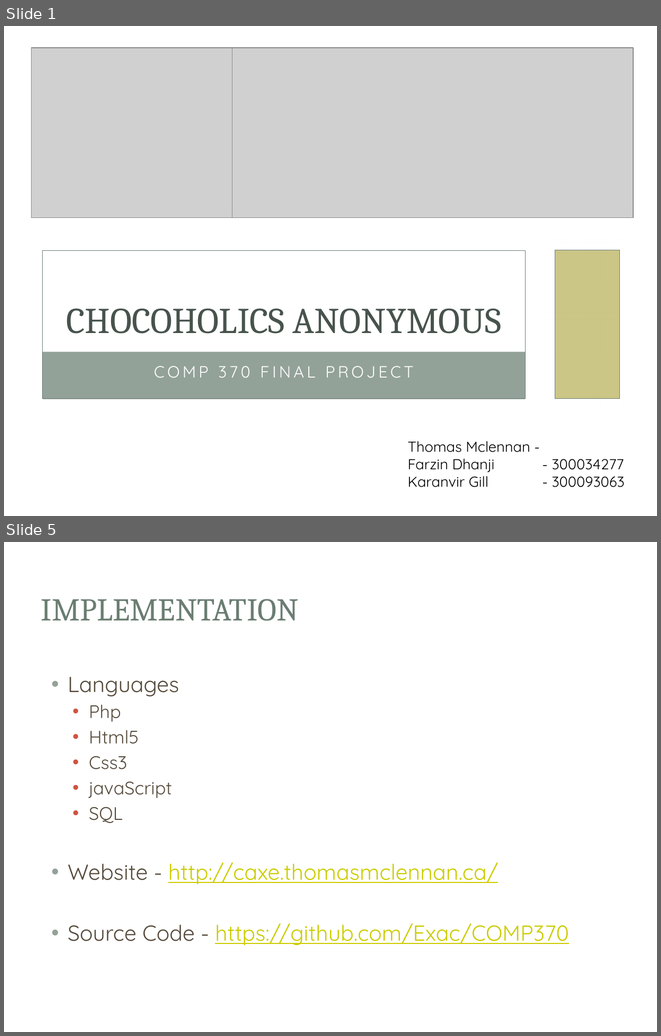
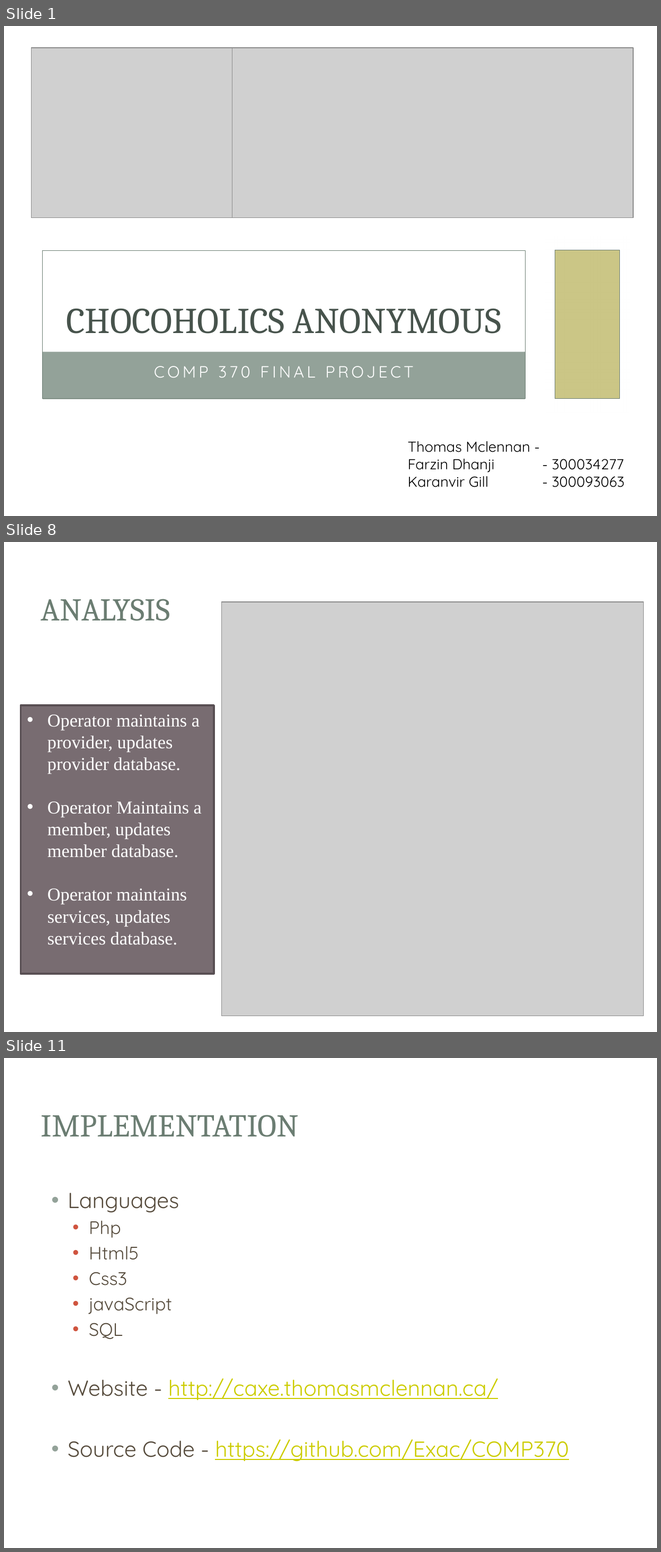
Before and after one commit to Exac/COMP370, a slide deck: presentation/COMP370_Project.pptx. Shown one above the other, each under a label of ours: slides 1 and 5 before the commit, slides 1, 8 and 11 after it; the slides between them are not shown. The pictures are 661x1036 and 661x1552 pixels, drawn with LibreOffice and Linux fonts; fonts in the diff are those of the drawing; grey boxes stand for pictures; background and template pictures are left out. Boxes give left, top, right and bottom in pixels: in the first picture for what was removed or moved away, otherwise in the second. Text is boxed around its words. In the diff, an @@ line names an element or a change of style, - is before the commit and + after.

```diff
--- a/presentation/COMP370_Project.pptx
+++ b/presentation/COMP370_Project.pptx
@@ slide 8 added at box(4, 542, 657, 1032), background picture (left out); not listed: 3 template elements that a slide beside it also shows @@
@@ title added at box(41, 599, 170, 621), 35 pt, text #6B7D72 @@
+ANALYSIS
@@ picture added at box(221, 602, 643, 1015) @@
@@ rectangle added at box(20, 705, 213, 973), fill #786C71, outline #595054 2 pt, 20 pt, text #FFFFFF @@
+• Operator maintains a provider, updates provider database.
+• Operator Maintains a member, updates member database.
+• Operator maintains services, updates services database.
@@ what was slide 5 is now slide 11 @@
```
Also in this commit, not shown: 2 slides changed, 6 other slides added, 1 slide removed.
